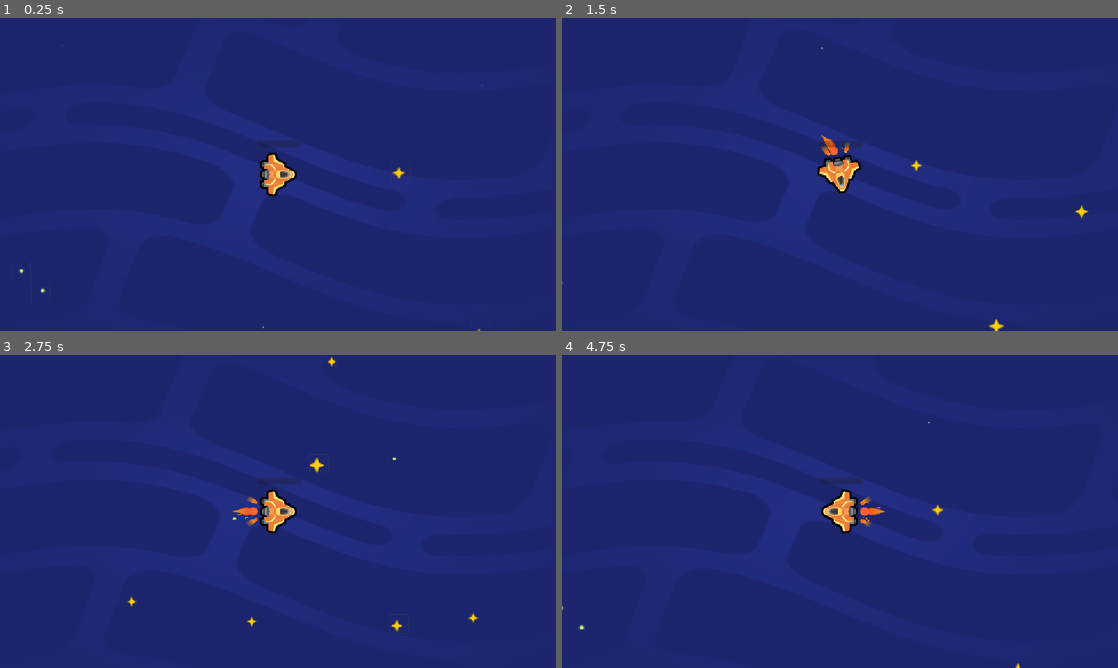
Above: before the commit, frames 1-4 (two rows, left to right).
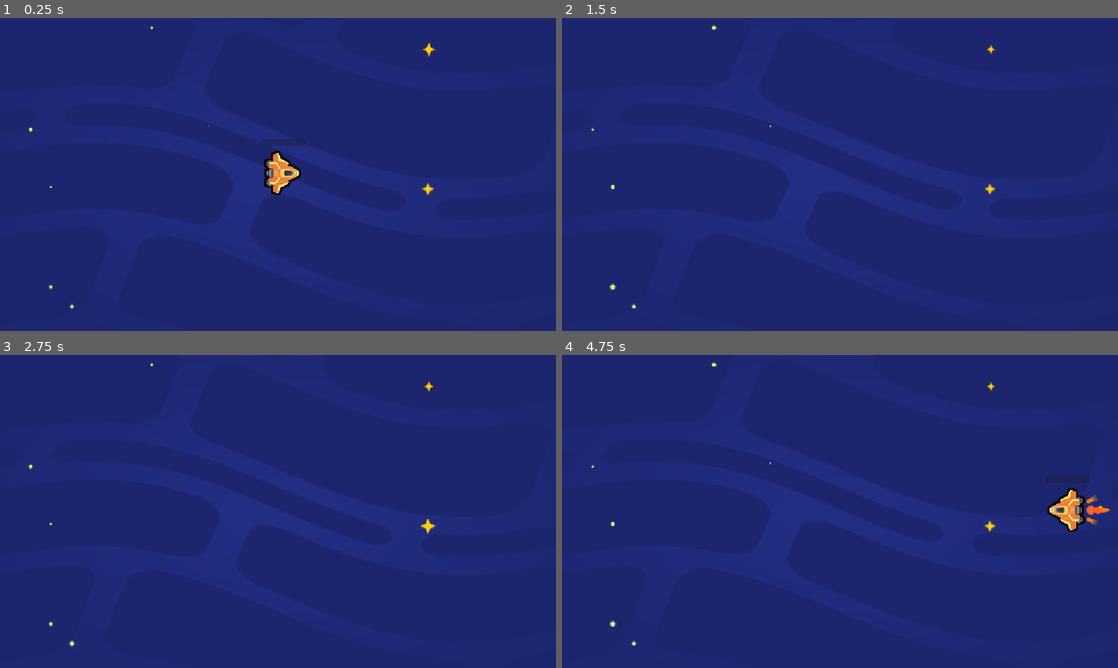
Above: after the commit, the same moments.

Repository: Strolz/godot-foundations
Game: Godot game, scene res://scenes/space_level.tscn
Same seed, same stepped clock (60 frames per second), same inputs: the game is played once before the commit and once after it. The project has no main scene, so this scene is started directly.
Inputs:
- Up to frame 1 (0.25 s): no input
- Up to frame 2 (1.5 s): tap Enter at 0.5 s; hold D (move_right) 0.53-1.28 s; hold S (move_down) from 1.28 s (still down)
- Up to frame 3 (2.75 s): release S (move_down) at 2.03 s; hold D (move_right) from 2.03 s (still down)
- Up to frame 4 (4.75 s): release D (move_right) at 2.78 s; hold W (move_up) 2.78-3.53 s; hold A (move_left) from 3.53 s (still down)

The runs differ from the first frame. In frame 1, 0.8% of the frame differs, in the area x 3-87%, y 2-100%; in frame 2, 1.1%; in frame 3, 1.2%; in frame 4, 2.0%, in the area x 0-99%, y 2-100%.

Commit message:
feat: remove ship following camera

Diff:
--- a/space-beyond/scenes/ship.tscn
+++ b/space-beyond/scenes/ship.tscn
@@ -28,8 +28,6 @@
 rotation = 1.99722
 scale = Vector2(0.24999997, 0.24999997)
 
-[node name="Camera2D" type="Camera2D" parent="Sprite2D" unique_id=1802572032]
-
 [node name="CollisionShape2D" type="CollisionShape2D" parent="." unique_id=1994987548]
 shape = SubResource("CircleShape2D_i65u2")
 
